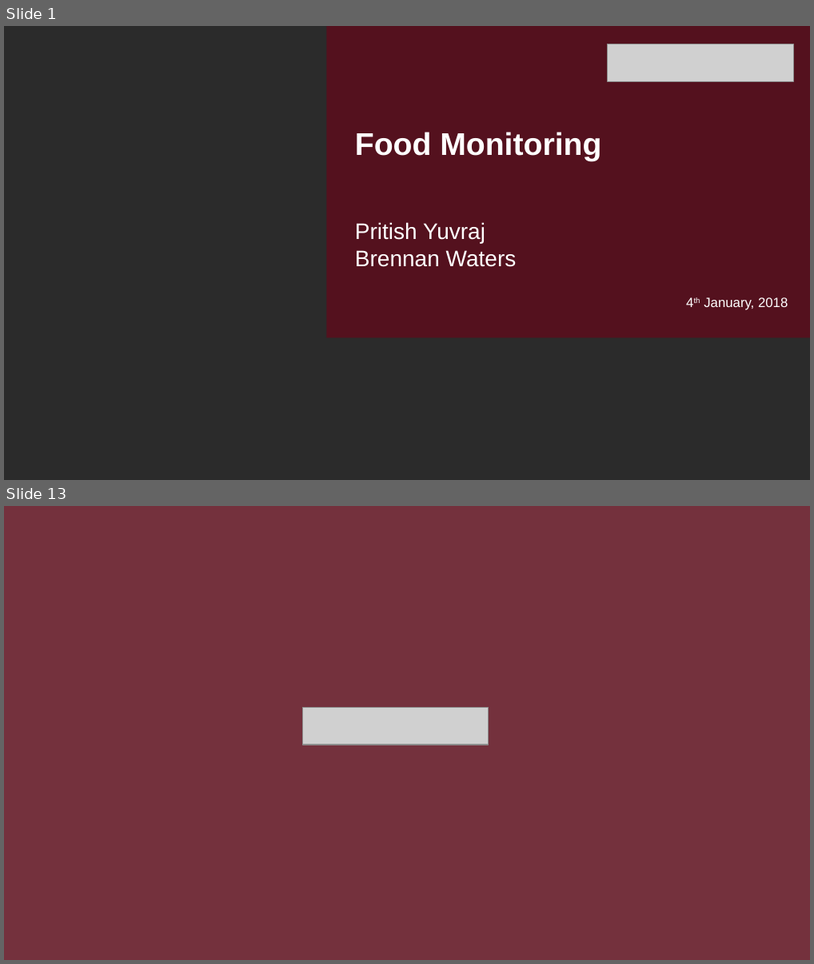
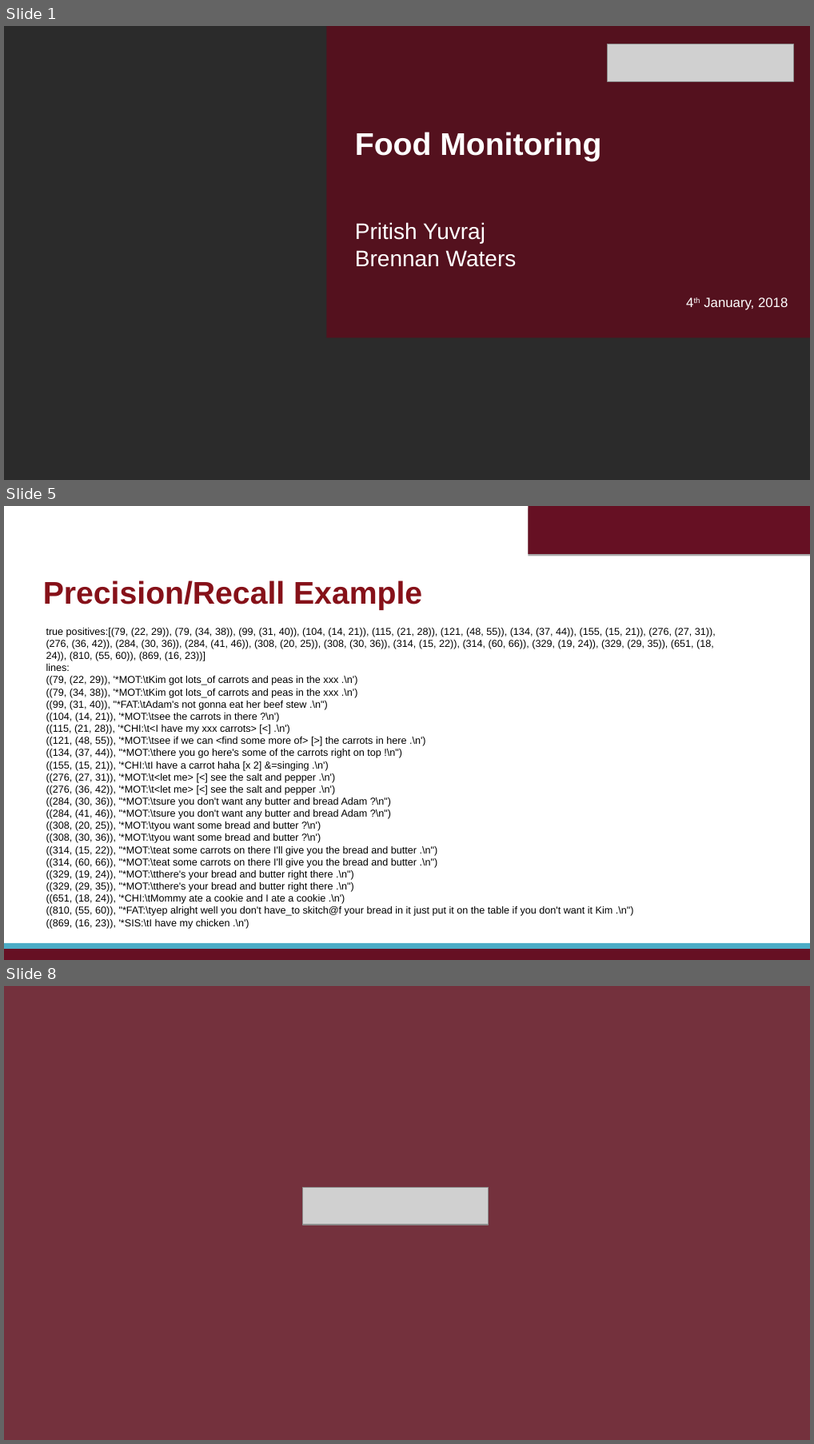
Before and after one commit to bwaters34/foodMonitoringNLP, a slide deck: Presentation/presentation1-11.pptx. Shown one above the other, each under a label of ours: slides 1 and 13 before the commit, slides 1, 5 and 8 after it; the slides between them are not shown. The pictures are 814x964 and 814x1444 pixels, drawn with LibreOffice and Linux fonts; fonts in the diff are those of the drawing; grey boxes stand for pictures; background and template pictures are left out; a plain dark background stands for a picture behind light text. Boxes give left, top, right and bottom in pixels: in the first picture for what was removed or moved away, otherwise in the second. Text is boxed around its words. In the diff, an @@ line names an element or a change of style, - is before the commit and + after.

```diff
--- a/Presentation/presentation1-11.pptx
+++ b/Presentation/presentation1-11.pptx
@@ slide 5 added at (4, 506, 810, 960), background #FFFFFF @@
@@ rectangle added at (528, 506, 810, 554), fill #661023 @@
@@ text added at (43, 580, 422, 610), 28 pt, text #861119, bold @@
+Precision/Recall Example
@@ text added at (46, 628, 716, 916), 9 pt, text #000000 @@
+true positives:[(79, (22, 29)), (79, (34, 38)), (99, (31, 40)), (104, (14, 21)), (115, (21, 28)), (121, (48, 55)), (134, (37, 44)), (155, (15, 21)), (276, (27, 31)), (276, (36, 42)), (284, (30, 36)), (284, (41, 46)), (308, (20, 25)), (308, (30, 36)), (314, (15, 22)), (314, (60, 66)), (329, (19, 24)), (329, (29, 35)), (651, (18, 24)), (810, (55, 60)), (869, (16, 23))]
+lines:
+((79, (22, 29)), '*MOT:\tKim got lots_of carrots and peas in the xxx .\n')
+((79, (34, 38)), '*MOT:\tKim got lots_of carrots and peas in the xxx .\n')
+((99, (31, 40)), "*FAT:\tAdam's not gonna eat her beef stew .\n")
+((104, (14, 21)), '*MOT:\tsee the carrots in there ?\n')
+((115, (21, 28)), '*CHI:\t<I have my xxx carrots> [<] .\n')
+((121, (48, 55)), '*MOT:\tsee if we can <find some more of> [>] the carrots in here .\n')
+((134, (37, 44)), "*MOT:\there you go here's some of the carrots right on top !\n")
+((155, (15, 21)), '*CHI:\tI have a carrot haha [x 2] &=singing .\n')
+((276, (27, 31)), '*MOT:\t<let me> [<] see the salt and pepper .\n')
+((276, (36, 42)), '*MOT:\t<let me> [<] see the salt and pepper .\n')
+((284, (30, 36)), "*MOT:\tsure you don't want any butter and bread Adam ?\n")
+((284, (41, 46)), "*MOT:\tsure you don't want any butter and bread Adam ?\n")
+((308, (20, 25)), '*MOT:\tyou want some bread and butter ?\n')
+((308, (30, 36)), '*MOT:\tyou want some bread and butter ?\n')
+((314, (15, 22)), "*MOT:\teat some carrots on there I'll give you the bread and butter .\n")
+((314, (60, 66)), "*MOT:\teat some carrots on there I'll give you the bread and butter .\n")
+((329, (19, 24)), "*MOT:\tthere's your bread and butter right there .\n")
+((329, (29, 35)), "*MOT:\tthere's your bread and butter right there .\n")
+((651, (18, 24)), '*CHI:\tMommy ate a cookie and I ate a cookie .\n')
+((810, (55, 60)), "*FAT:\tyep alright well you don't have_to skitch@f your bread in it just put it on the table if you don't want it Kim .\n")
+((869, (16, 23)), '*SIS:\tI have my chicken .\n')
@@ rectangle added at (4, 948, 810, 960), fill #661023 @@
@@ rectangle added at (4, 943, 810, 948), fill #4BACC6 @@
@@ what was slide 13 is now slide 8 @@
```
Also in this commit, not shown: 1 slide changed, 4 other slides added, 10 slides removed, 1 other file.
